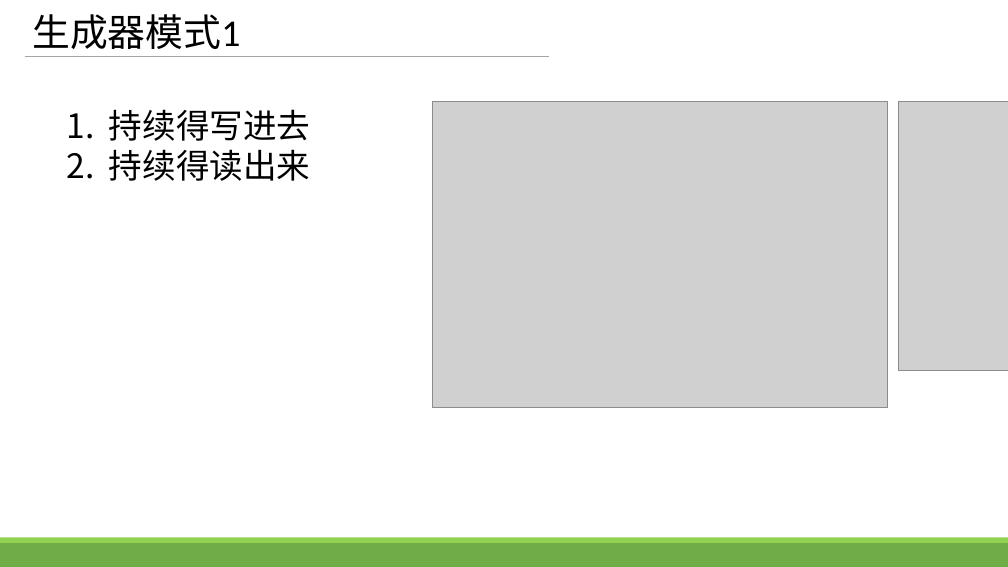
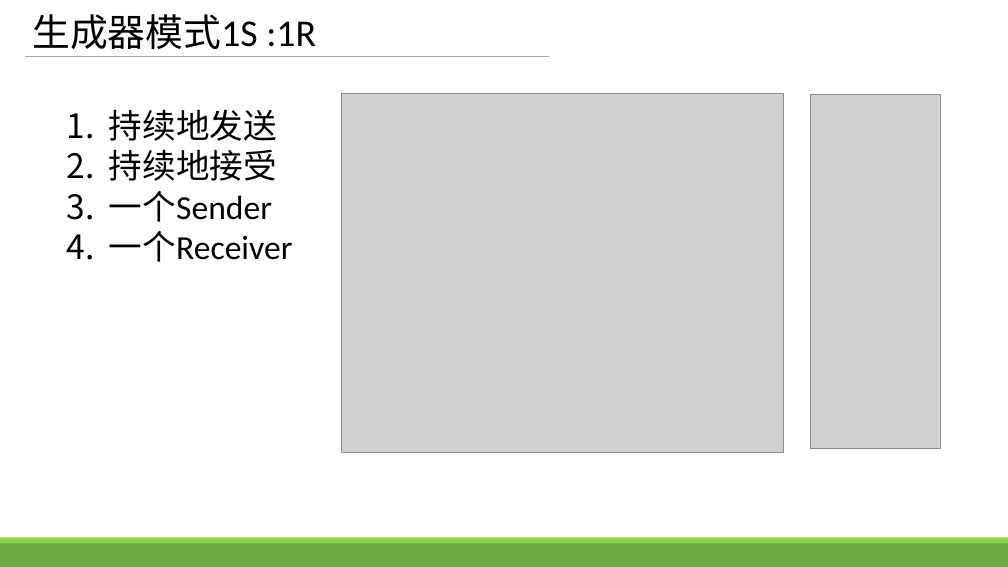
Before and after one commit to zhengbr2/sharing, a slide deck: slide 11 of GolangConcurency.pptx (slide 9 before the commit). Drawn at 1008x567 pixels with LibreOffice and Linux fonts; fonts in the diff are those of the drawing; grey boxes stand for pictures. Boxes give left, top, right and bottom in pixels: in the first picture for what was removed or moved away, otherwise in the second. Text is boxed around its words. In the diff, an @@ line names an element or a change of style, - is before the commit and + after.

```diff
--- a/GolangConcurency.pptx
+++ b/GolangConcurency.pptx
@@ title at [32, 14, 316, 49]: text changed @@
-生成器模式1
+生成器模式1S :1R
@@ text at [109, 109, 293, 262]: text changed @@
-1. 持续得写进去
-2. 持续得读出来
+1. 持续地发送
+2. 持续地接受
+3. 一个Sender
+4. 一个Receiver
@@ picture: place and size @@
-picture at [433, 101, 888, 408]
+picture at [342, 94, 783, 453]
@@ picture added at [811, 95, 941, 448] @@
@@ picture removed at [899, 101, 1008, 371] @@
```
Also in this commit, not shown: 5 other slides changed, 6 slides added, 1 slide removed, 6 other files.
